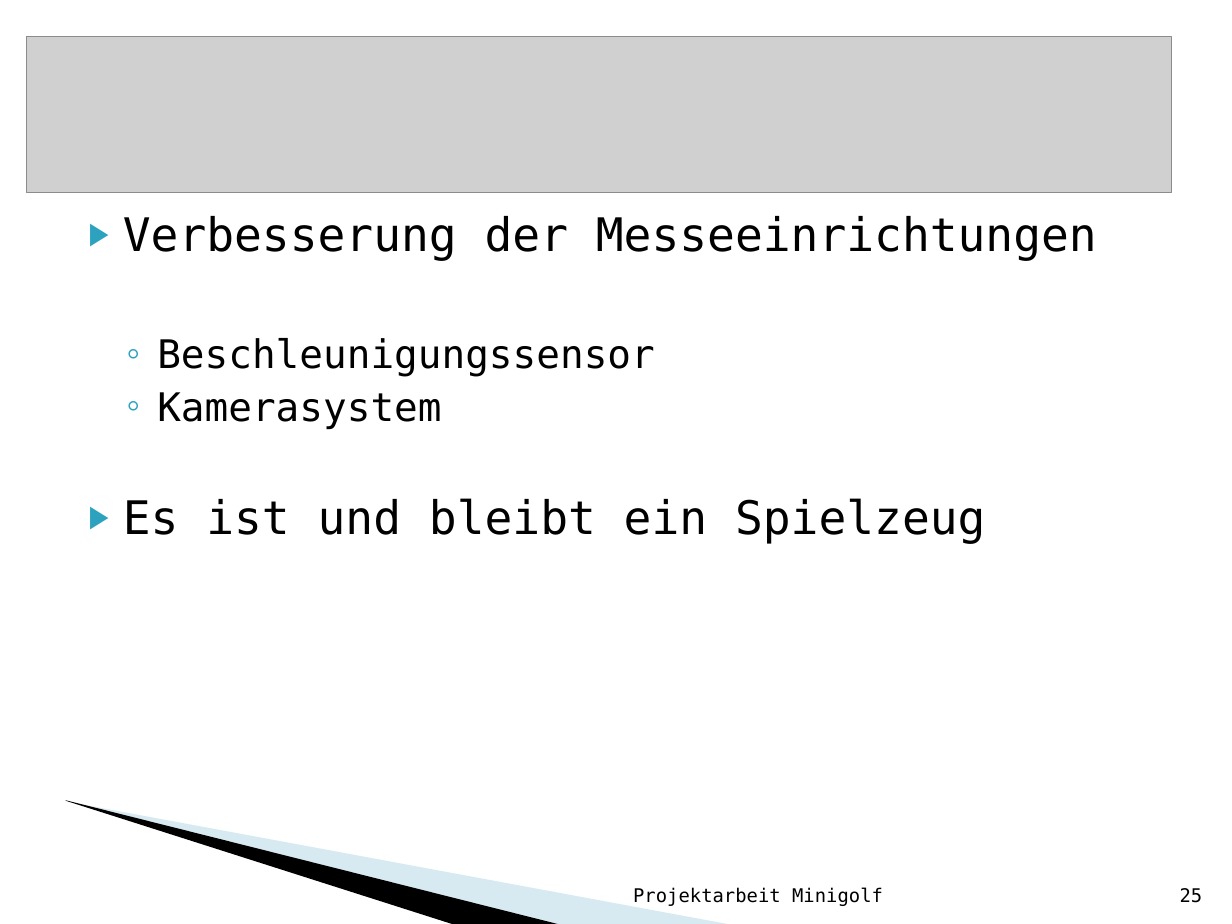
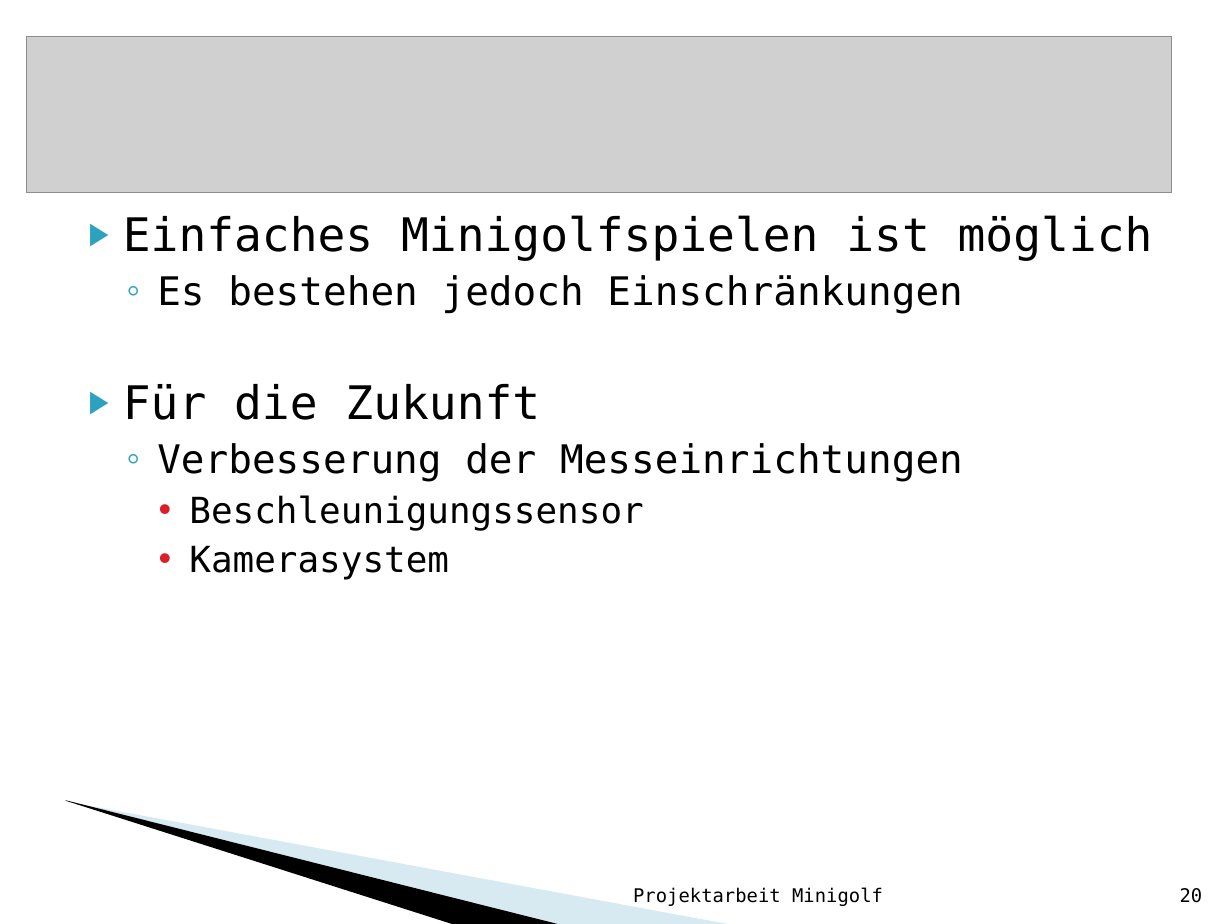
Before and after one commit to Rabbit2Clone/LegoMinigolfV1, a slide deck: slide 20 of Minigolf_mit_Lego_Mindstorms.ppt (slide 25 before the commit). Drawn at 1232x924 pixels with LibreOffice and Linux fonts; fonts in the diff are those of the drawing; grey boxes stand for pictures; background and template pictures are left out. Boxes give left, top, right and bottom in pixels: in the first picture for what was removed or moved away, otherwise in the second. Text is boxed around its words. In the diff, an @@ line names an element or a change of style, - is before the commit and + after.

```diff
--- a/Minigolf_mit_Lego_Mindstorms.ppt
+++ b/Minigolf_mit_Lego_Mindstorms.ppt
@@ text at (123, 215, 1153, 482): text changed; size 27 to 23 pt @@
-▶ Verbesserung der Messeeinrichtungen
+▶ Einfaches Minigolfspielen ist möglich
+  ◦ Es bestehen jedoch Einschränkungen
+▶ Für die Zukunft
+  ◦ Verbesserung der Messeinrichtungen
@@ text at (123, 498, 985, 544): paragraph removed @@
-▶ Es ist und bleibt ein Spielzeug
@@ text at (189, 495, 643, 580): size 23 to 21 pt in "Beschleunigungssensor", "Kamerasystem"; bullet ◦ to •; list level 2 to 3 in "Beschleunigungssensor"; bullet colour #2DA2BF to #DA1F28; list level 2 to 3 in "Kamerasystem" @@
@@ page number at (1180, 888, 1203, 903): text changed @@
-25
+20
```
Also in this commit, not shown: 9 other slides changed, 5 slides removed, 6 other files.
